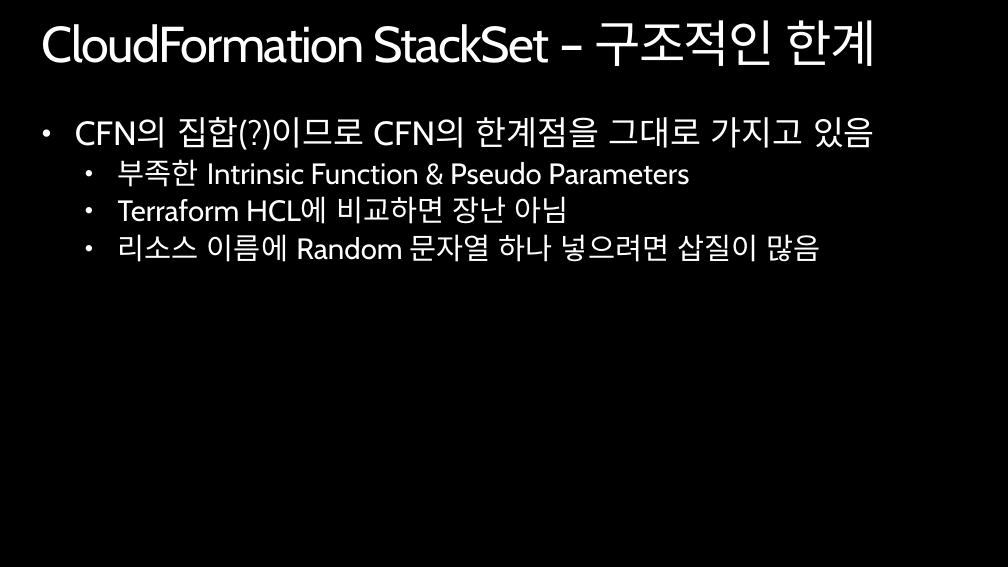
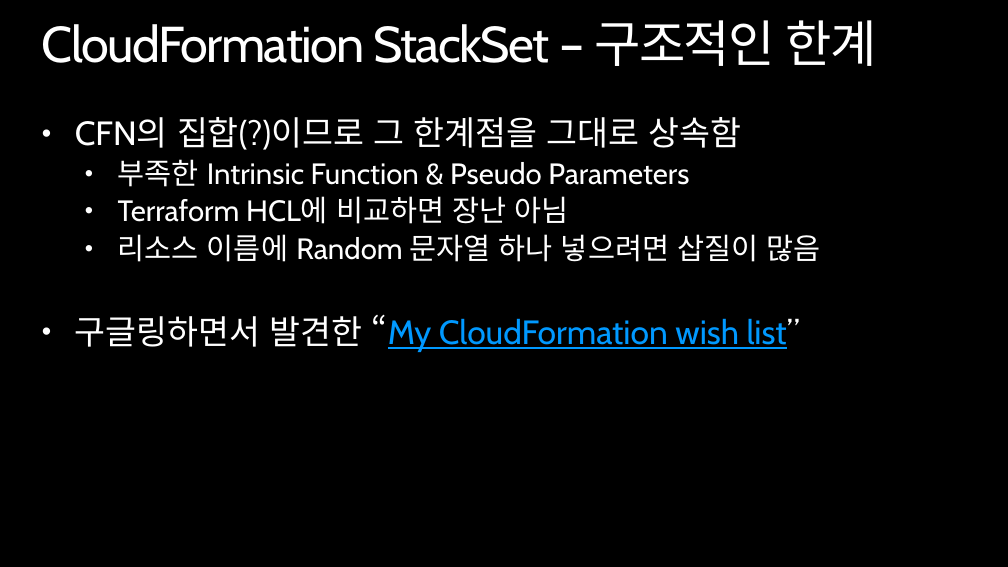
Before and after one commit to giseongeom/presentations, a slide deck: slide 26 of 2019/2019.03.12-AWS-pangyo/aws-cfn-stackset.pptx. Drawn at 1008x567 pixels with LibreOffice and Linux fonts; fonts in the diff are those of the drawing; background and template pictures are left out. Boxes give left, top, right and bottom in pixels: in the first picture for what was removed or moved away, otherwise in the second. Text is boxed around its words. In the diff, an @@ line names an element or a change of style, - is before the commit and + after.

```diff
--- a/2019/2019.03.12-AWS-pangyo/aws-cfn-stackset.pptx
+++ b/2019/2019.03.12-AWS-pangyo/aws-cfn-stackset.pptx
@@ text at [75, 117, 742, 150]: text changed @@
-• CFN의 집합(?)이므로 CFN의 한계점을 그대로 가지고 있음
+• CFN의 집합(?)이므로 그 한계점을 그대로 상속함
@@ text at [75, 314, 800, 352]: paragraph added @@
+• 구글링하면서 발견한 “My CloudFormation wish list”
```
Also in this commit, not shown: 2 other slides changed, 1 slide added, 4 other files.
